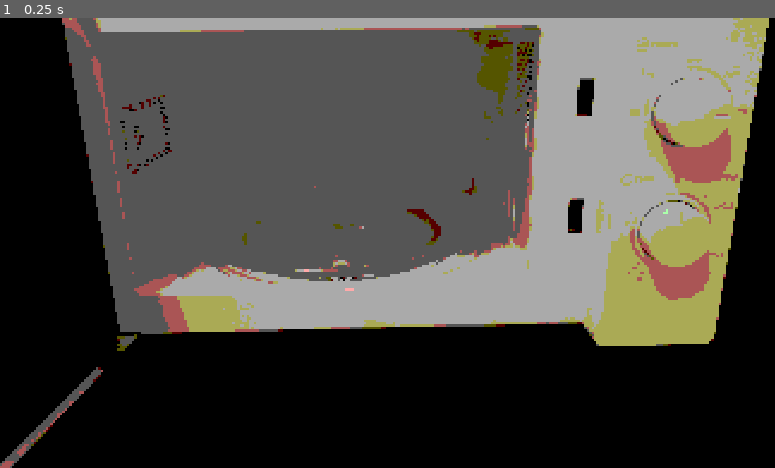
Above: before the commit, frame 1.
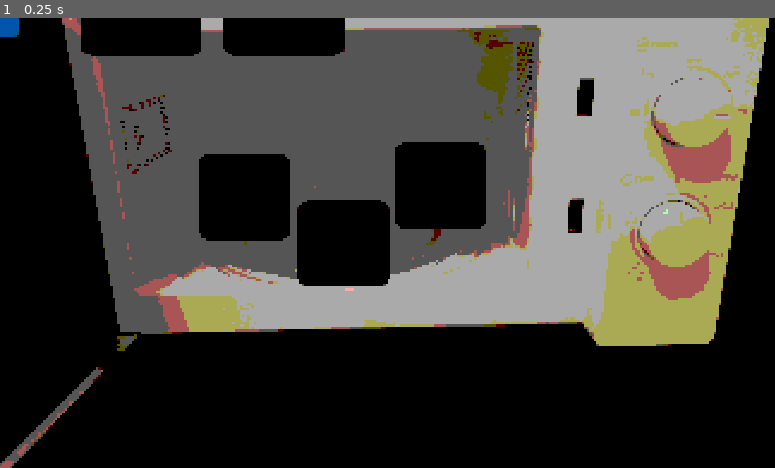
Above: after the commit, the same moment.

Repository: AnJ95/gmtk-2026
Game: Godot game, scene res://main/Main.tscn
The game is run twice, just before and just after one commit, with the same random seed, the same clock (stepped at 60 frames per second) and the same inputs. The engine's default icon, where the game draws it, is replaced by a stand-in: a white triangle on a blue panel in a dark square.
Inputs:
- Up to frame 1 (0.25 s): no input

The runs differ from the first frame. In frame 1, 9.5% of the frame differs, in the area x 0-63%, y 0-60%.

Commit message:
Initial Drag-and-Drop integration

Diff:
--- a/drag-and-drop/Draggable.gd
+++ b/drag-and-drop/Draggable.gd
@@ -146,4 +146,5 @@
 	return Util.get_random_point_outside(Util.get_area_rect(self), droppable.get_root_rect(false), 10)
 
 func get_random_droppable_accept_position(droppable: Droppable) -> Vector2:
-	return Util.move_to_closest_point_inside(Util.get_area_rect(self), droppable.get_root_rect(), 5)
+	return droppable.get_root_rect().get_center()
+	# return Util.move_to_closest_point_inside(Util.get_area_rect(self), droppable.get_root_rect(), 5)
--- a/item/item.tscn
+++ b/item/item.tscn
@@ -1,6 +1,23 @@
 [gd_scene format=3 uid="uid://c46yx6w6qiej"]
 
 [ext_resource type="Script" uid="uid://b36ub57lf3nu3" path="res://item/item.gd" id="1_4ojsc"]
+[ext_resource type="Texture2D" uid="uid://dmbijnnjk2i2u" path="res://icon.svg" id="2_0yflk"]
+[ext_resource type="PackedScene" uid="uid://cbjbfx5dduewb" path="res://drag-and-drop/Draggable.tscn" id="2_6t40p"]
+
+[sub_resource type="RectangleShape2D" id="RectangleShape2D_kfbq2"]
+size = Vector2(128, 128)
 
 [node name="Item" type="Sprite2D" unique_id=1400601987]
 script = ExtResource("1_4ojsc")
+
+[node name="DeleteMe" type="Sprite2D" parent="." unique_id=142125017]
+texture = ExtResource("2_0yflk")
+
+[node name="Draggable" parent="." unique_id=1495946638 node_paths=PackedStringArray("root") instance=ExtResource("2_6t40p")]
+root = NodePath("..")
+draggable_identifier = "item"
+animate_on_drop_reject = true
+animate_on_drop_accept = true
+
+[node name="CollisionShape2D" type="CollisionShape2D" parent="Draggable" unique_id=342224994]
+shape = SubResource("RectangleShape2D_kfbq2")
--- a/microwave/microwave.gd
+++ b/microwave/microwave.gd
@@ -3,3 +3,7 @@
 @onready var sprite_door_closed = $AnimationRoot/MicrowaveDoorClosed
 @onready var sprite_door_half = $AnimationRoot/MicrowaveDoorHalf
 @onready var sprite_door_open = $AnimationRoot/MicrowaveDoorOpen
+
+func _enter_tree() -> void:
+	for child in $AnimationRoot/InnerRoot.get_children():
+		child.get_node("Droppable").draggable_root = get_parent()
--- a/microwave/microwave.tscn
+++ b/microwave/microwave.tscn
@@ -2,6 +2,7 @@
 
 [ext_resource type="Script" uid="uid://hka3vmkhg534" path="res://microwave/microwave.gd" id="1_je6bm"]
 [ext_resource type="Texture2D" uid="uid://chdledwhi6ca6" path="res://microwave/assets/microwave_body.png" id="2_041lo"]
+[ext_resource type="PackedScene" uid="uid://y6xoh0o101nd" path="res://microwave/slot/microwave_slot.tscn" id="3_7tji0"]
 [ext_resource type="Texture2D" uid="uid://c63ixegkjtsib" path="res://microwave/assets/microwave_door_closed.png" id="3_phhhb"]
 [ext_resource type="Texture2D" uid="uid://cvu8nfw2wumbp" path="res://microwave/assets/microwave_door_half.png" id="4_7tji0"]
 [ext_resource type="Texture2D" uid="uid://u5svk13mc76l" path="res://microwave/assets/microwave_door_open.png" id="5_phvat"]
@@ -146,6 +147,18 @@
 [node name="MicrowaveBody" type="Sprite2D" parent="AnimationRoot" unique_id=1358710264]
 texture = ExtResource("2_041lo")
 
+[node name="InnerRoot" type="Node2D" parent="AnimationRoot" unique_id=1084913422]
+y_sort_enabled = true
+
+[node name="MicrowaveSlot" parent="AnimationRoot/InnerRoot" unique_id=1241206432 instance=ExtResource("3_7tji0")]
+position = Vector2(-87, 0)
+
+[node name="MicrowaveSlot2" parent="AnimationRoot/InnerRoot" unique_id=252307663 instance=ExtResource("3_7tji0")]
+position = Vector2(-325, -113)
+
+[node name="MicrowaveSlot3" parent="AnimationRoot/InnerRoot" unique_id=306780765 instance=ExtResource("3_7tji0")]
+position = Vector2(145, -138)
+
 [node name="MicrowaveDoorClosed" type="Sprite2D" parent="AnimationRoot" unique_id=731310117]
 texture = ExtResource("3_phhhb")
 
--- /dev/null
+++ b/microwave/slot/microwave_slot.gd
@@ -0,0 +1 @@
+extends Node2D
--- /dev/null
+++ b/microwave/slot/microwave_slot.tscn
@@ -0,0 +1,23 @@
+[gd_scene format=3 uid="uid://y6xoh0o101nd"]
+
+[ext_resource type="Script" uid="uid://c8dfdhnqe4sva" path="res://microwave/slot/microwave_slot.gd" id="1_dr7dp"]
+[ext_resource type="Texture2D" uid="uid://dmbijnnjk2i2u" path="res://icon.svg" id="2_wbq8w"]
+[ext_resource type="PackedScene" uid="uid://ckair3wdkc88u" path="res://drag-and-drop/Droppable.tscn" id="3_sj3u3"]
+
+[sub_resource type="RectangleShape2D" id="RectangleShape2D_6mv5x"]
+size = Vector2(220, 206)
+
+[node name="MicrowaveSlot" type="Node2D" unique_id=1241206432]
+script = ExtResource("1_dr7dp")
+
+[node name="Icon" type="Sprite2D" parent="." unique_id=384205804]
+modulate = Color(0, 0, 0, 1)
+scale = Vector2(1.71875, 1.6093749)
+texture = ExtResource("2_wbq8w")
+
+[node name="Droppable" parent="." unique_id=372901968 node_paths=PackedStringArray("root") instance=ExtResource("3_sj3u3")]
+root = NodePath("..")
+accepted_draggable_identifiers = Array[String](["item"])
+
+[node name="CollisionShape2D" type="CollisionShape2D" parent="Droppable" unique_id=881158473]
+shape = SubResource("RectangleShape2D_6mv5x")
--- a/shelf/shelf.tscn
+++ b/shelf/shelf.tscn
@@ -1,6 +1,15 @@
 [gd_scene format=3 uid="uid://coc74rqeklnof"]
 
 [ext_resource type="Script" uid="uid://pfd6hqoqscr0" path="res://shelf/shelf.gd" id="1_8nyfk"]
+[ext_resource type="PackedScene" uid="uid://b4u2cix7jst61" path="res://shelf/slot/shelf_slot.tscn" id="2_w38hi"]
 
 [node name="Shelf" type="Node2D" unique_id=1827128195]
 script = ExtResource("1_8nyfk")
+
+[node name="ShelfSlot" parent="." unique_id=1680185440 instance=ExtResource("2_w38hi")]
+
+[node name="ShelfSlot2" parent="." unique_id=821168381 instance=ExtResource("2_w38hi")]
+position = Vector2(340, 0)
+
+[node name="ShelfSlot3" parent="." unique_id=1498299301 instance=ExtResource("2_w38hi")]
+position = Vector2(682, 0)
--- /dev/null
+++ b/shelf/slot/shelf_slot.gd
@@ -0,0 +1,4 @@
+extends Node2D
+
+func _enter_tree() -> void:
+	$Droppable.draggable_root = get_parent()
--- /dev/null
+++ b/shelf/slot/shelf_slot.tscn
@@ -0,0 +1,23 @@
+[gd_scene format=3 uid="uid://b4u2cix7jst61"]
+
+[ext_resource type="Script" uid="uid://cusbarayc5bda" path="res://shelf/slot/shelf_slot.gd" id="1_ylvlw"]
+[ext_resource type="Texture2D" uid="uid://dmbijnnjk2i2u" path="res://icon.svg" id="2_3j5f2"]
+[ext_resource type="PackedScene" uid="uid://ckair3wdkc88u" path="res://drag-and-drop/Droppable.tscn" id="3_epenv"]
+
+[sub_resource type="RectangleShape2D" id="RectangleShape2D_0yflk"]
+size = Vector2(260, 158)
+
+[node name="ShelfSlot" type="Node2D" unique_id=1680185440]
+script = ExtResource("1_ylvlw")
+
+[node name="DeleteMe" type="Sprite2D" parent="." unique_id=920068685]
+modulate = Color(0, 0, 0, 1)
+scale = Vector2(2.265625, 1.421875)
+texture = ExtResource("2_3j5f2")
+
+[node name="Droppable" parent="." unique_id=372901968 node_paths=PackedStringArray("root") instance=ExtResource("3_epenv")]
+root = NodePath("..")
+accepted_draggable_identifiers = Array[String](["item"])
+
+[node name="CollisionShape2D" type="CollisionShape2D" parent="Droppable" unique_id=842727144]
+shape = SubResource("RectangleShape2D_0yflk")
Not shown, added: microwave/slot/microwave_slot.gd.uid
Not shown, added: shelf/slot/shelf_slot.gd.uid
